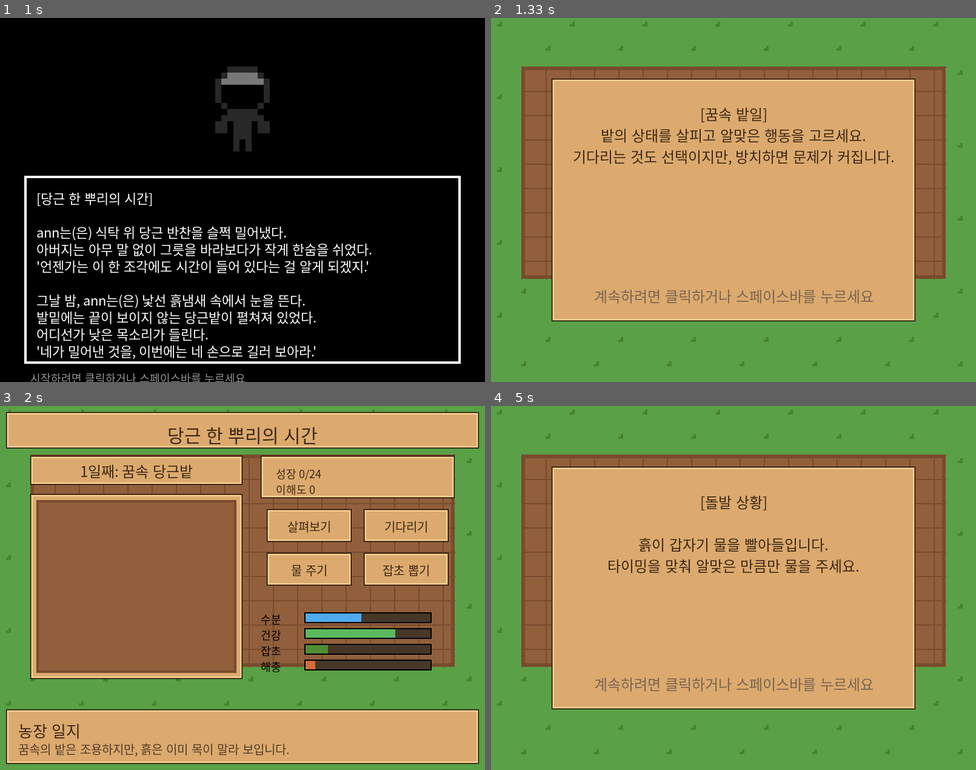
Above: before the commit, frames 1-4 (two rows, left to right).
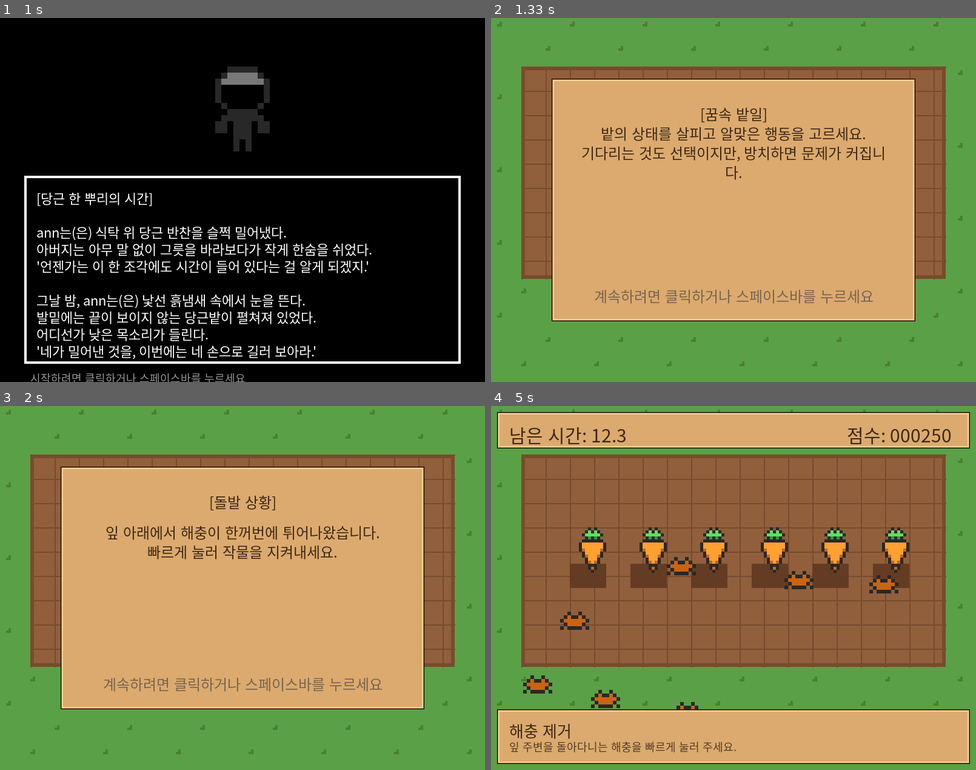
Above: after the commit, the same moments.

Repository: minulx-10/DreamFarm
Game: pygame game, started from main.py
Two runs of this game, one before a commit and one after it. Both use one fixed random seed, a clock stepped at 60 frames per second and the inputs below.
Inputs (mouse positions are in pixels of both pictures, inside the frame that each line leads up to):
- Up to frame 1 (1 s): type "ann" at 0.33 s; tap Enter at 0.67 s; click (286, 105) at 0.93 s
- Up to frame 2 (1.33 s): press the mouse at (777, 105) at 1.25 s
- Up to frame 3 (2 s): move the mouse to (227, 500) at 1.35 s; release the mouse at (174, 511) at 1.48 s; click (135, 700) at 1.6 s; click (412, 660) at 1.93 s
- Up to frame 4 (5 s): click (704, 507) at 2.27 s; press the mouse at (762, 628) at 2.58 s; move the mouse to (811, 558) at 2.68 s; release the mouse at (854, 486) at 2.82 s; press the mouse at (718, 493) at 2.92 s; move the mouse to (723, 482) at 3.02 s; release the mouse at (728, 471) at 3.15 s; press the mouse at (956, 689) at 3.25 s; move the mouse to (849, 697) at 3.35 s; release the mouse at (743, 704) at 3.48 s; tap Enter at 3.55 s; click (641, 566) at 3.93 s; click (558, 613) at 4.27 s; click (801, 646) at 4.6 s; click (815, 558) at 4.93 s

Frame 1 is identical in both runs. In frame 2, 2.0% of the frame differs, in the area x 17-83%, y 29-45%; in frame 3, 72%; in frame 4, 74%, in the area x 1-99%, y 1-99%.

Commit message:
Polish farm UI and text wrapping

Diff:
--- a/core/ui.py
+++ b/core/ui.py
@@ -1,6 +1,43 @@
 import pygame
 from core.assets import *
 from core.game_state import game_state
+
+
+def wrap_text(text, font, max_width, max_lines=None):
+    lines = []
+    for paragraph in str(text).split("\n"):
+        current = ""
+        for char in paragraph:
+            test_line = current + char
+            if font.size(test_line)[0] <= max_width:
+                current = test_line
+            else:
+                if current:
+                    lines.append(current)
+                current = char if char != " " else ""
+                if max_lines and len(lines) >= max_lines:
+                    break
+        if max_lines and len(lines) >= max_lines:
+            break
+        lines.append(current)
+
+    if max_lines and len(lines) > max_lines:
+        lines = lines[:max_lines]
+
+    if max_lines and len(lines) == max_lines and font.size(lines[-1])[0] > max_width:
+        while lines[-1] and font.size(lines[-1] + "...")[0] > max_width:
+            lines[-1] = lines[-1][:-1]
+        lines[-1] += "..."
+    return lines
+
+
+def draw_multiline_text(screen, text, font, color, x, y, max_width, line_gap=4, max_lines=None):
+    lines = wrap_text(text, font, max_width, max_lines)
+    for i, line in enumerate(lines):
+        surf = font.render(line, True, color)
+        screen.blit(surf, (x, y + i * (font.get_height() + line_gap)))
+    return y + len(lines) * (font.get_height() + line_gap)
+
 
 def draw_wood_panel(screen, rect):
     pygame.draw.rect(screen, WOOD_COLOR, rect)
@@ -32,10 +69,9 @@
     draw_wood_panel(screen, panel_rect)
 
     font_name = get_font(26)
-    font_desc = get_font(20)
+    font_desc = get_font(18)
 
     name_surf = font_name.render(obj_name, True, TEXT_BROWN)
-    desc_surf = font_desc.render(obj_desc, True, (80, 60, 40))
 
     screen.blit(name_surf, (30, 600 - 85))
-    screen.blit(desc_surf, (30, 600 - 50))
+    draw_multiline_text(screen, obj_desc, font_desc, (80, 60, 40), 30, 600 - 52, 730, line_gap=1, max_lines=2)
--- a/scenes/farm.py
+++ b/scenes/farm.py
@@ -13,7 +13,10 @@
         self.font = get_font(20)
 
     def draw(self, screen):
-        draw_wood_panel(screen, self.rect)
+        pygame.draw.rect(screen, WOOD_DARK, self.rect.move(3, 3), border_radius=6)
+        pygame.draw.rect(screen, WOOD_LIGHT, self.rect, border_radius=6)
+        pygame.draw.rect(screen, WOOD_COLOR, self.rect.inflate(-6, -6), border_radius=4)
+        pygame.draw.rect(screen, TEXT_BROWN, self.rect, 2, border_radius=6)
         text_surf = self.font.render(self.text, True, TEXT_BROWN)
         screen.blit(
             text_surf,
@@ -41,6 +44,7 @@
         self.actions_taken = 0
         self.last_action = ""
         self.message = "꿈속의 밭은 조용하지만, 흙은 이미 목이 말라 보입니다."
+        self.notice = "상태를 살피며 당근을 수확까지 키우세요."
         self.memory_cooldown = 2
         self.memories_seen = set()
         self.buttons = []
@@ -50,7 +54,7 @@
         actions = self.get_available_actions()
         self.buttons = []
         start_x = 440
-        start_y = 170
+        start_y = 330
         for i, action in enumerate(actions):
             bx = start_x + (i % 2) * 160
             by = start_y + (i // 2) * 72
@@ -106,6 +110,7 @@
                 self.health -= 8
                 self.stress += 10
                 self.message = "아직 뽑기에는 이릅니다. 잎이 힘없이 흔들립니다."
+                self.notice = "수확은 성장과 건강이 충분할 때 시도하세요."
             return
 
         self.actions_taken += 1
@@ -124,6 +129,7 @@
             result += " 작물이 버티지 못해 성장이 조금 늦어졌습니다."
 
         self.message = result
+        self.notice = self.build_notice()
         self.clamp_stats()
         self.try_trigger_memory()
         if game_state.current_scene == "farm":
@@ -246,6 +252,36 @@
             return "밭은 안정적입니다. 지금은 기다려도 괜찮아 보입니다."
         return "살펴보니 " + ", ".join(warnings[:2]) + "."
 
+    def build_notice(self):
+        if self.growth >= self.growth_goal:
+            return "수확할 수 있습니다. 건강이 너무 낮아지기 전에 거두세요."
+        if self.health < 45:
+            return "작물이 약해졌습니다. 흙 북돋기로 회복시키는 편이 좋습니다."
+        if self.moisture < 30:
+            return "흙이 말랐습니다. 물 주기를 우선 고민하세요."
+        if self.moisture > 72:
+            return "흙이 젖었습니다. 배수로를 정리하면 안정됩니다."
+        if self.weeds > 50:
+            return "잡초가 번졌습니다. 오래 두면 건강이 깎입니다."
+        if self.pests > 42:
+            return "해충 조짐이 큽니다. 잎 아래를 살펴야 합니다."
+        if self.is_good_turn():
+            return "밭이 안정적입니다. 기다리면 성장하기 좋은 흐름입니다."
+        return "한 가지 문제가 커지기 전에 균형을 맞추세요."
+
+    def grade_text(self, value, low_bad=True):
+        if low_bad:
+            if value >= 70:
+                return "좋음"
+            if value >= 45:
+                return "보통"
+            return "위험"
+        if value <= 30:
+            return "낮음"
+        if value <= 65:
+            return "주의"
+        return "높음"
+
     def try_trigger_memory(self):
         if self.memory_cooldown > 0:
             self.memory_cooldown -= 1
@@ -379,11 +415,38 @@
         font = get_font(18)
         label_surf = font.render(label, True, BLACK)
         screen.blit(label_surf, (x, y - 2))
-        bar = pygame.Rect(x + 72, y, 210, 18)
+        bar = pygame.Rect(x + 62, y, 175, 16)
         pygame.draw.rect(screen, (70, 55, 40), bar)
         fill = pygame.Rect(bar.x + 2, bar.y + 2, int((bar.w - 4) * value / 100), bar.h - 4)
         pygame.draw.rect(screen, color, fill)
         pygame.draw.rect(screen, BLACK, bar, 2)
+
+    def draw_field_summary(self, screen):
+        panel = pygame.Rect(430, 82, 320, 92)
+        draw_wood_panel(screen, panel)
+        status_font = get_font(18)
+        title_font = get_font(20)
+        title = title_font.render("밭 상태", True, TEXT_BROWN)
+        screen.blit(title, (455, 98))
+
+        growth_text = status_font.render(f"성장 {self.growth}/{self.growth_goal}", True, TEXT_BROWN)
+        insight_text = status_font.render(f"이해도 {game_state.understanding}", True, TEXT_BROWN)
+        health_text = status_font.render(f"건강 {self.grade_text(self.health)}", True, TEXT_BROWN)
+        screen.blit(growth_text, (455, 126))
+        screen.blit(insight_text, (585, 126))
+        screen.blit(health_text, (455, 150))
+
+        if self.growth >= self.growth_goal:
+            ready = status_font.render("수확 가능", True, (170, 70, 20))
+            screen.blit(ready, (620, 150))
+
+    def draw_meters(self, screen):
+        panel = pygame.Rect(430, 182, 320, 108)
+        draw_wood_panel(screen, panel)
+        self.draw_status_meter(screen, "수분", self.moisture, 452, 204, (80, 170, 240))
+        self.draw_status_meter(screen, "건강", self.health, 452, 228, (90, 185, 95))
+        self.draw_status_meter(screen, "잡초", self.weeds, 452, 252, (80, 140, 55))
+        self.draw_status_meter(screen, "해충", self.pests, 452, 276, (210, 110, 60))
 
     def draw(self, screen):
         draw_tiled_background(screen, 800, 600)
@@ -433,24 +496,13 @@
             ),
         )
 
-        status_panel = pygame.Rect(430, 82, 320, 70)
-        draw_wood_panel(screen, status_panel)
-        status_font = get_font(18)
-        growth_text = status_font.render(f"성장 {self.growth}/{self.growth_goal}", True, TEXT_BROWN)
-        insight_text = status_font.render(f"이해도 {game_state.understanding}", True, TEXT_BROWN)
-        screen.blit(growth_text, (455, 98))
-        screen.blit(insight_text, (455, 124))
-        if self.growth >= self.growth_goal:
-            ready = status_font.render("수확할 수 있습니다", True, (170, 70, 20))
-            screen.blit(ready, (590, 111))
-
-        self.draw_status_meter(screen, "수분", self.moisture, 430, 340, (80, 170, 240))
-        self.draw_status_meter(screen, "건강", self.health, 430, 366, (90, 185, 95))
-        self.draw_status_meter(screen, "잡초", self.weeds, 430, 392, (80, 140, 55))
-        self.draw_status_meter(screen, "해충", self.pests, 430, 418, (210, 110, 60))
+        self.draw_field_summary(screen)
+        self.draw_meters(screen)
+        action_title = get_font(20).render("오늘 할 일", True, TEXT_BROWN)
+        screen.blit(action_title, (450, 306))
 
         for btn in self.buttons:
             btn.draw(screen)
 
         draw_top_bar(screen, show_stats=False)
-        draw_bottom_bar(screen, "농장 일지", self.message)
+        draw_bottom_bar(screen, "농장 일지", f"{self.message} {self.notice}")
--- a/scenes/transition.py
+++ b/scenes/transition.py
@@ -22,12 +22,26 @@
         panel = pygame.Rect(100, 100, 600, 400)
         draw_wood_panel(screen, panel)
 
-        lines = game_state.transition_text.split('\n')
         y_offset = 140
-        for line in lines:
-            rendered = self.font.render(line, True, TEXT_BROWN)
-            screen.blit(rendered, (400 - rendered.get_width()//2, y_offset))
-            y_offset += 35
+        for paragraph in game_state.transition_text.split('\n'):
+            if not paragraph:
+                y_offset += 18
+                continue
+            lines = []
+            current = ""
+            for char in paragraph:
+                test = current + char
+                if self.font.size(test)[0] <= 520:
+                    current = test
+                else:
+                    lines.append(current)
+                    current = char
+            if current:
+                lines.append(current)
+            for line in lines:
+                rendered = self.font.render(line, True, TEXT_BROWN)
+                screen.blit(rendered, (400 - rendered.get_width()//2, y_offset))
+                y_offset += 32
 
         if game_state.is_clear_transition:
             score_text = self.font.render(f"현재 누적 이해도: {game_state.understanding}", True, (200, 100, 0))
